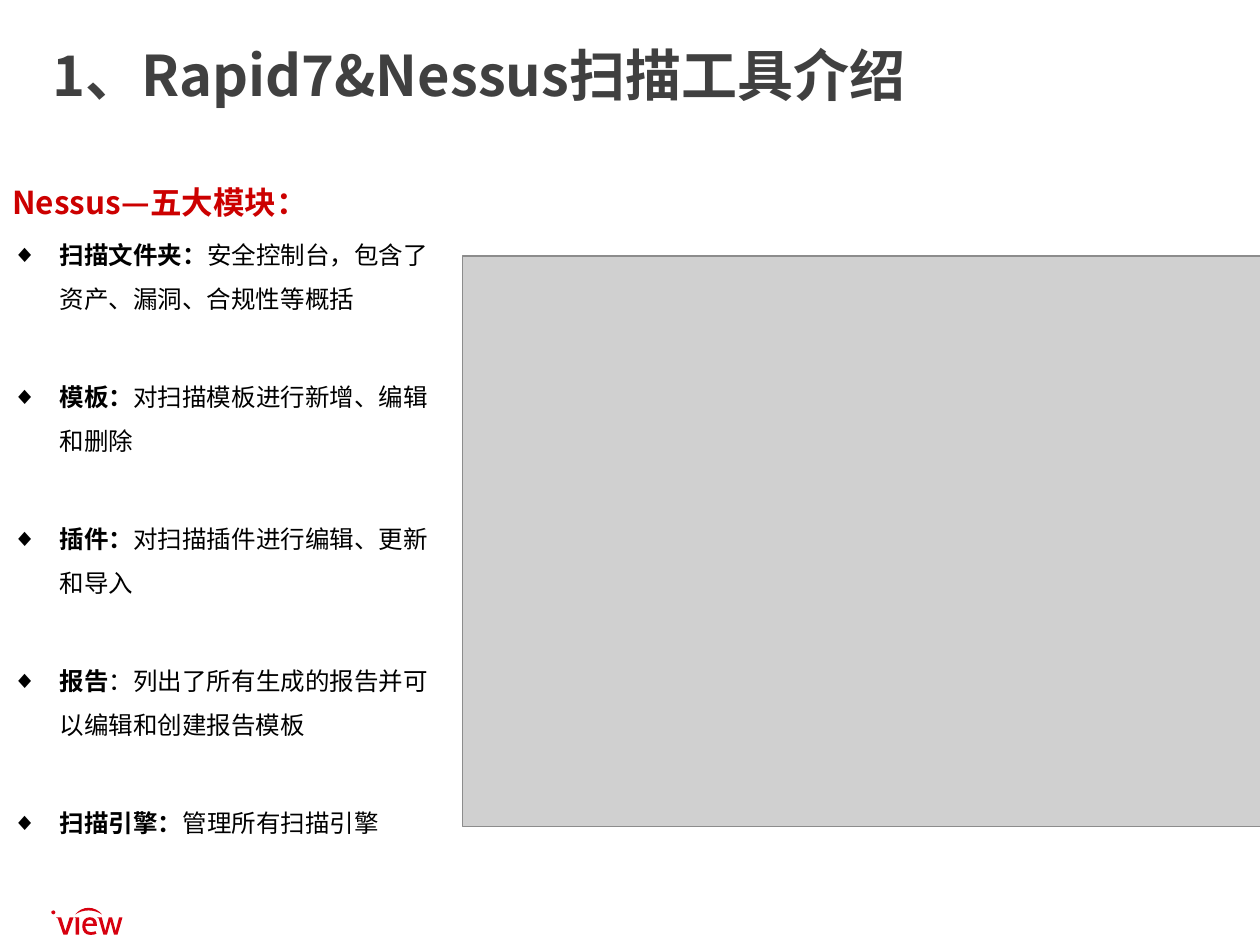
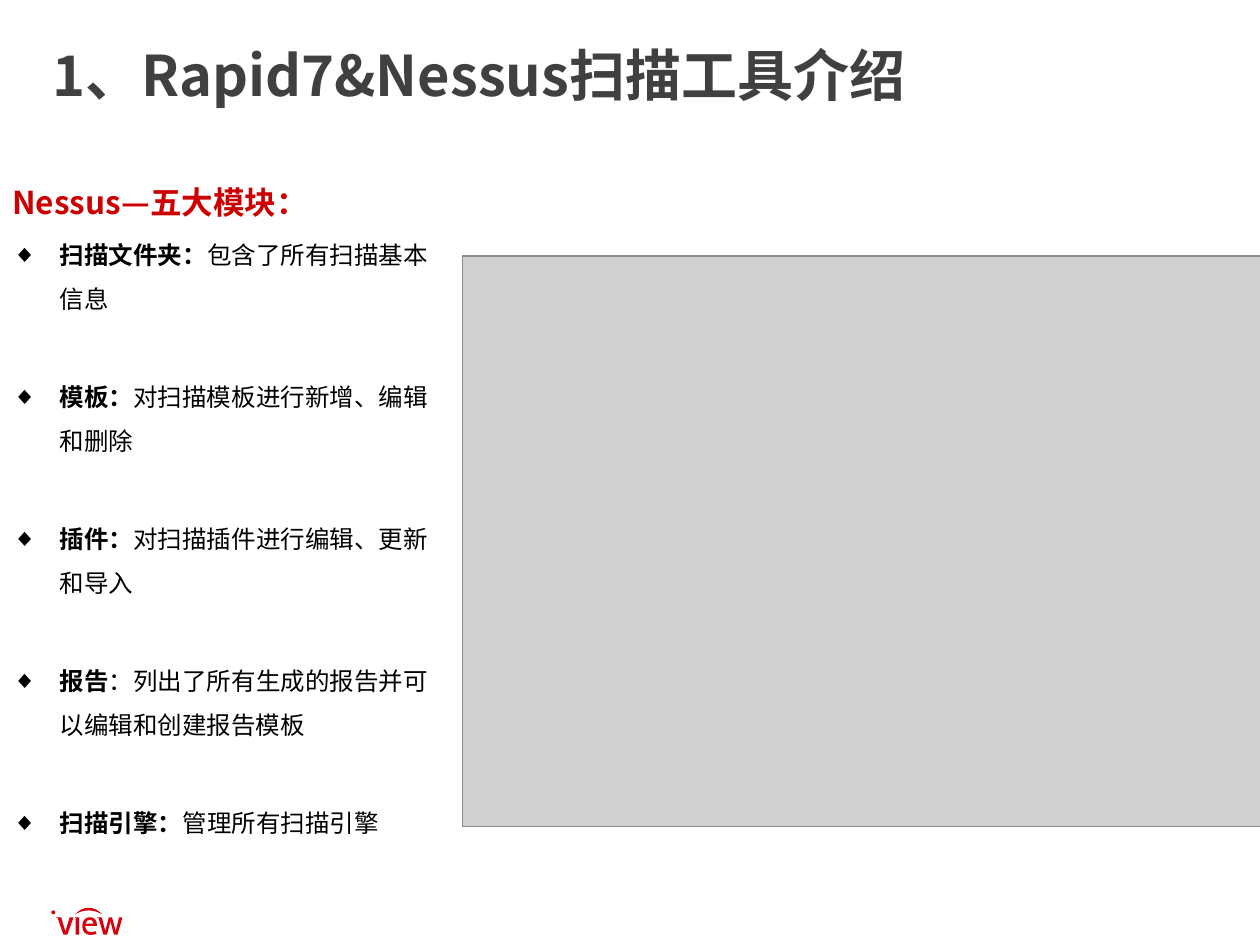
Before and after one commit to ZhaoxuepengS/OpenSourceCVECheck, a slide deck: slide 6 of lib/Rapid7&Nessus漏洞扫描.pptx. Drawn at 1260x945 pixels with LibreOffice and Linux fonts; fonts in the diff are those of the drawing; grey boxes stand for pictures; background and template pictures are left out. Boxes give left, top, right and bottom in pixels: in the first picture for what was removed or moved away, otherwise in the second. Text is boxed around its words. In the diff, an @@ line names an element or a change of style, - is before the commit and + after.

```diff
--- a/lib/Rapid7&Nessus漏洞扫描.pptx
+++ b/lib/Rapid7&Nessus漏洞扫描.pptx
@@ text at <box>60,243,428,310</box>: text changed @@
-◆ 扫描文件夹：安全控制台，包含了资产、漏洞、合规性等概括
+◆ 扫描文件夹：包含了所有扫描基本信息
```
Also in this commit, not shown: 2 other slides changed.
